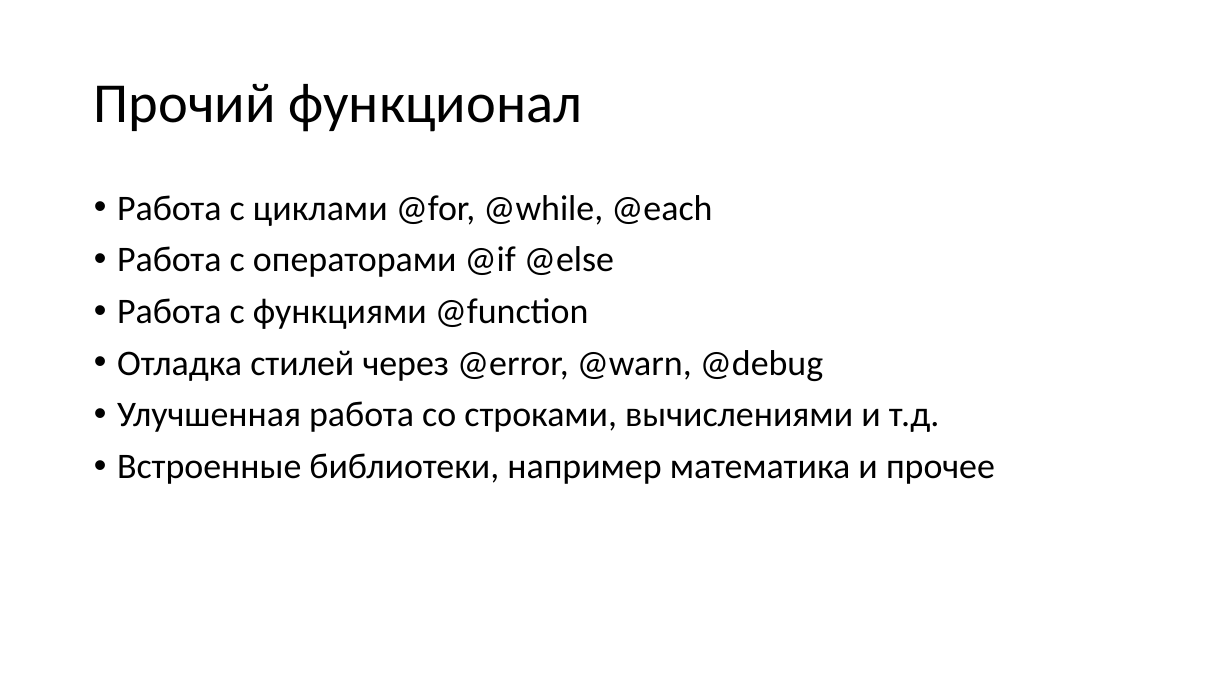
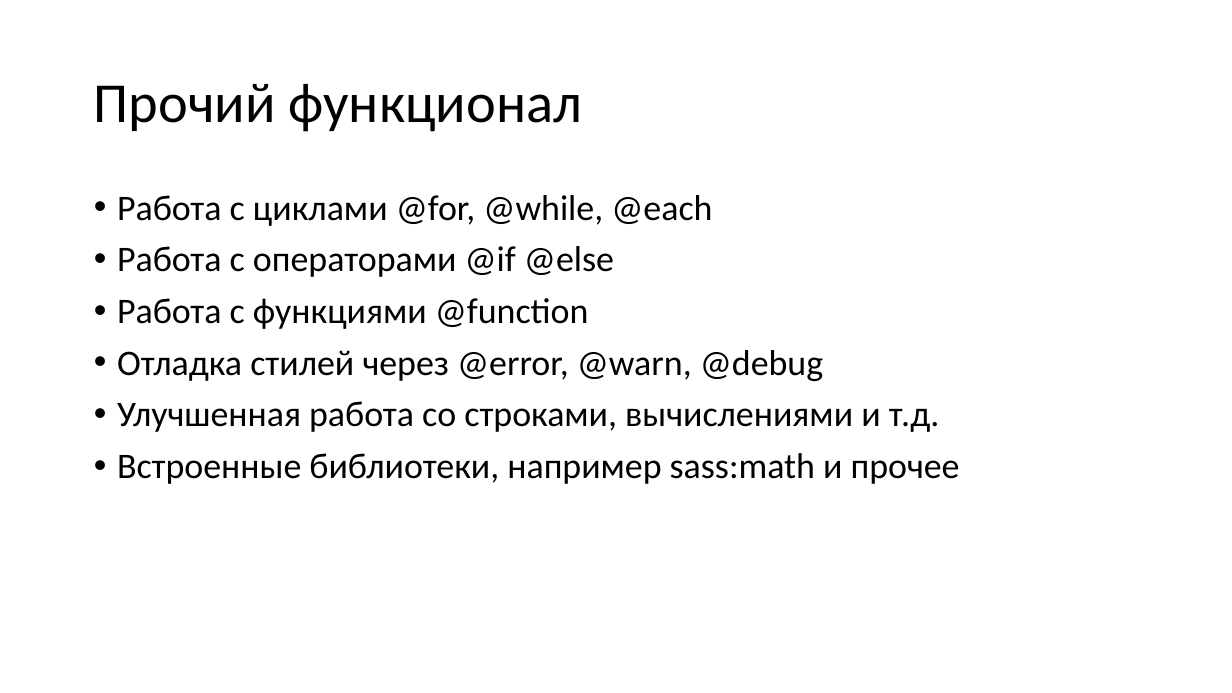
Before and after one commit to TalantRys/scss-study, a slide deck: slide 23 of sass.pptx (slide 20 before the commit). Drawn at 1232x693 pixels with LibreOffice and Linux fonts; fonts in the diff are those of the drawing. Boxes give left, top, right and bottom in pixels: in the first picture for what was removed or moved away, otherwise in the second. Text is boxed around its words. In the diff, an @@ line names an element or a change of style, - is before the commit and + after.

```diff
--- a/sass.pptx
+++ b/sass.pptx
@@ text at <box>117,453,960,484</box>: text changed @@
-• Встроенные библиотеки, например математика и прочее
+• Встроенные библиотеки, например sass:math и прочее
```
Also in this commit, not shown: 4 other slides changed, 9 slides added, 9 other files.
